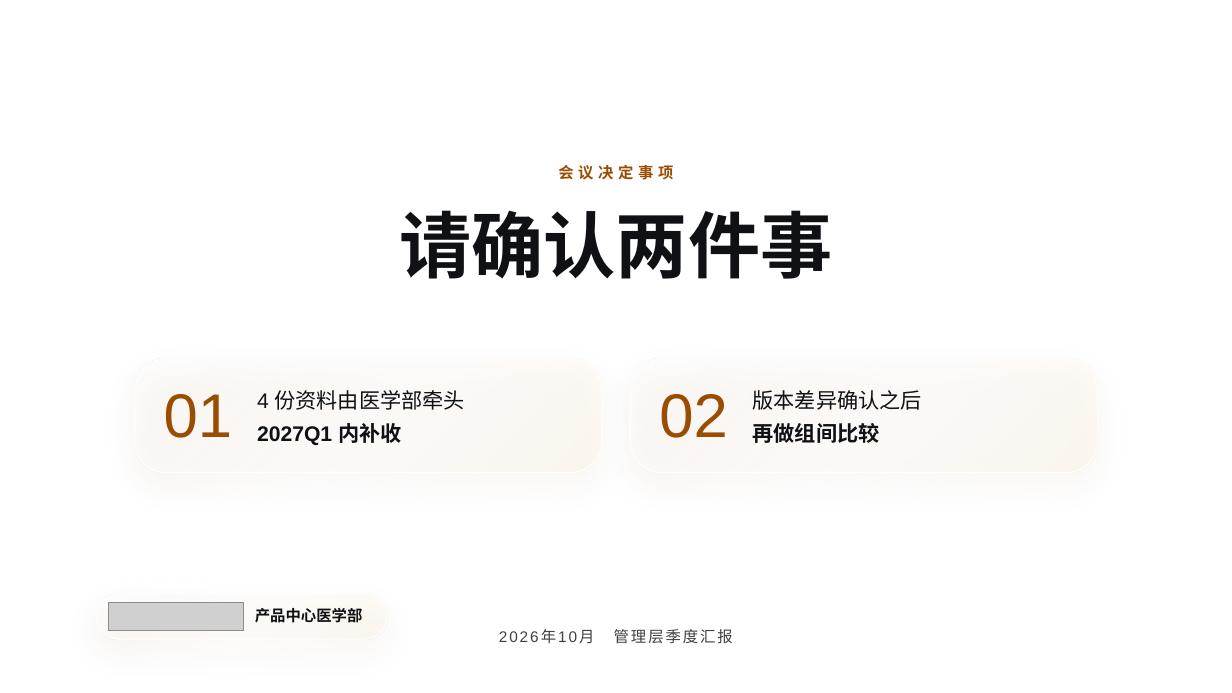
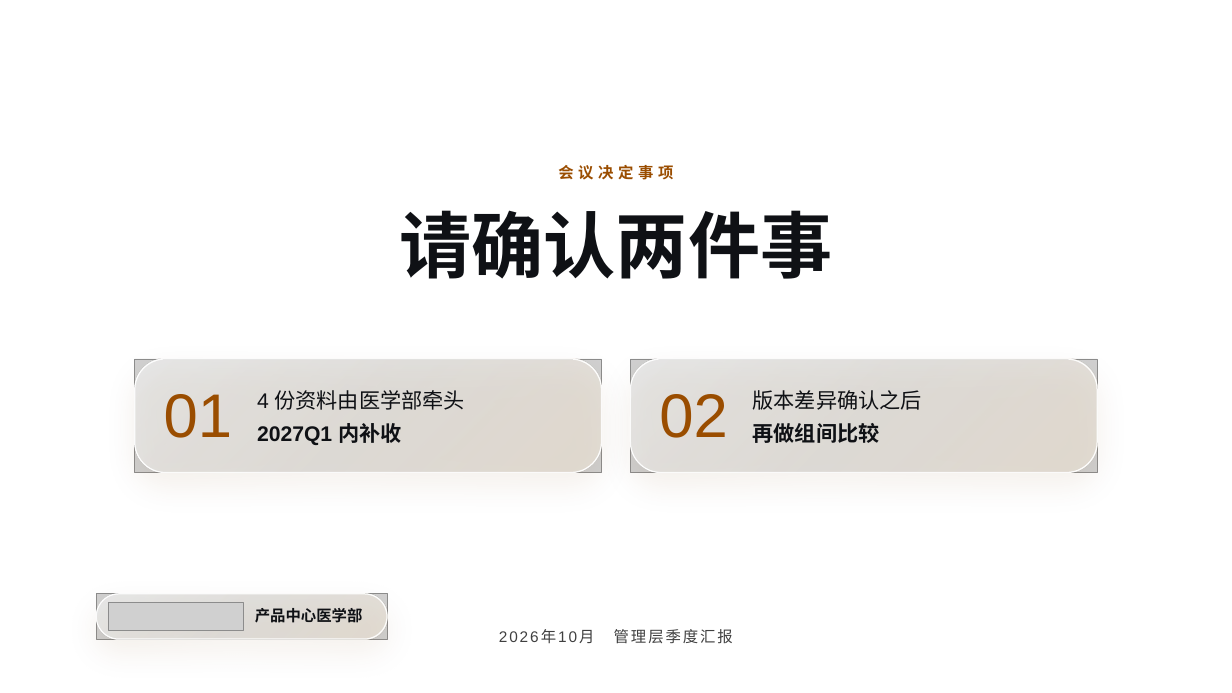
Before and after one commit to smkzw/kangzhe-design, a slide deck: slide 5 of examples/reference/pptx-flagship/kangzhe_flagship.pptx. Drawn at 1232x693 pixels with LibreOffice and Linux fonts; fonts in the diff are those of the drawing; grey boxes stand for pictures; background and template pictures are left out. Boxes give left, top, right and bottom in pixels: in the first picture for what was removed or moved away, otherwise in the second. Text is boxed around its words. In the diff, an @@ line names an element or a change of style, - is before the commit and + after.

```diff
--- a/examples/reference/pptx-flagship/kangzhe_flagship.pptx
+++ b/examples/reference/pptx-flagship/kangzhe_flagship.pptx
@@ picture added at (135, 360, 602, 473) @@
@@ fill gradient #FFFFFF to #FFFAF0 to #FFECCD to gradient #FFFFFF to #FFFBF4 to #FFF2DE in 3 elements at (96, 594, 387, 640), (135, 360, 602, 473), (630, 360, 1097, 473) @@
@@ picture added at (630, 360, 1097, 473) @@
@@ picture added at (96, 594, 387, 640) @@
```
Also in this commit, not shown: 4 other slides changed, 22 other files.
